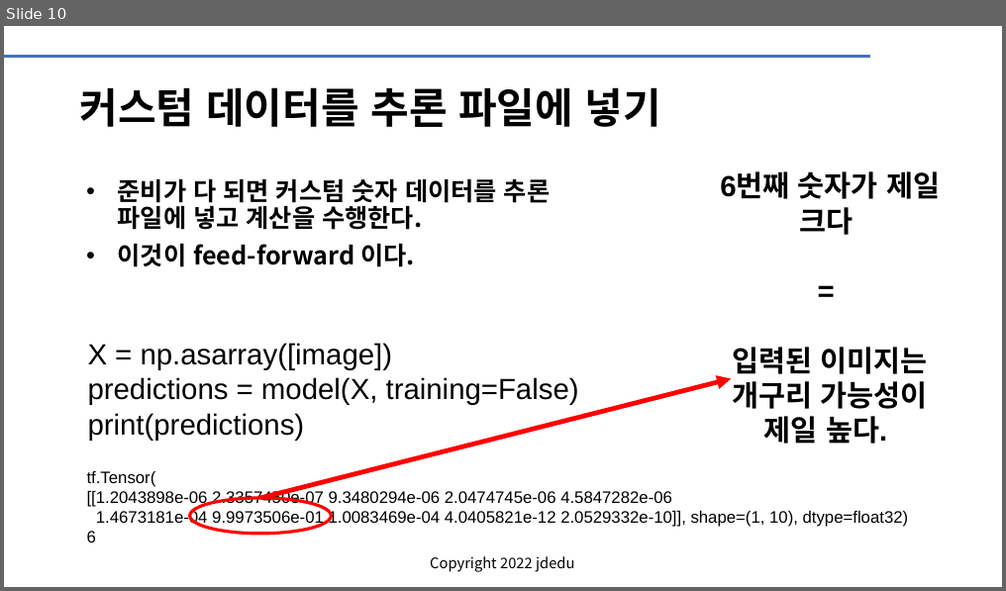
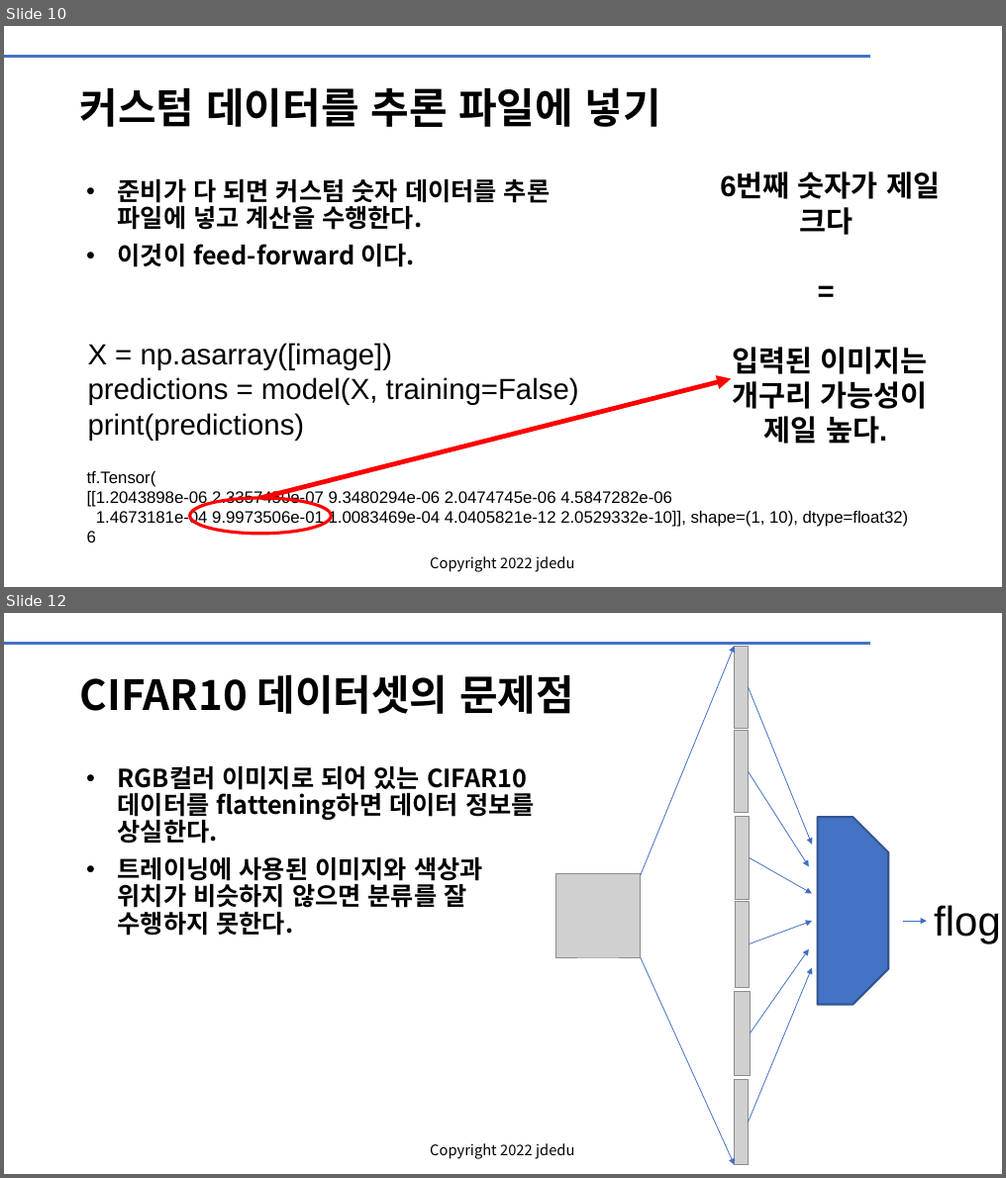
Before and after one commit to cobit-git/KOPO, a slide deck: CNN의_활용_1_CIFAR10.pptx. Shown one above the other, each under a label of ours: slide 10 before the commit, slides 10 and 12 after it; the slides between them are not shown. The pictures are 1006x591 and 1006x1178 pixels, drawn with LibreOffice and Linux fonts; fonts in the diff are those of the drawing; grey boxes stand for pictures; background and template pictures are left out. Boxes give left, top, right and bottom in pixels: in the first picture for what was removed or moved away, otherwise in the second. Text is boxed around its words. In the diff, an @@ line names an element or a change of style, - is before the commit and + after.

```diff
--- a/CNN의_활용_1_CIFAR10.pptx
+++ b/CNN의_활용_1_CIFAR10.pptx
@@ slide 12 added at <box>4,613,1002,1174</box>, background #FFFFFF; not listed: 2 template elements that a slide beside it also shows @@
@@ arrow added from (641, 875) to (735, 646), #3F6FC3 0.75 pt @@
@@ picture added at <box>735,646,748,728</box> @@
@@ title added at <box>80,674,574,714</box>, 40 pt, text #000000, bold @@
+CIFAR10 데이터셋의 문제점
@@ arrow added from (748, 687) to (812, 845), #3F6FC3 0.75 pt @@
@@ picture added at <box>735,731,748,813</box> @@
@@ text added at <box>118,766,535,936</box>, 24 pt, text #000000, bold @@
+• RGB컬러 이미지로 되어 있는 CIFAR10 데이터를 flattening하면 데이터 정보를 상실한다.
+• 트레이닝에 사용된 이미지와 색상과 위치가 비슷하지 않으면 분류를 잘 수행하지 못한다.
@@ arrow added from (748, 771) to (809, 866), #3F6FC3 0.75 pt @@
@@ picture added at <box>736,816,749,899</box> @@
@@ snip same rect added at <box>818,817,889,1005</box>, fill #4472C4, outline #325491 2 pt @@
@@ picture added at <box>556,873,642,959</box> @@
@@ arrow added from (748, 858) to (812, 894), #3F6FC3 0.75 pt @@
@@ picture added at <box>736,901,749,987</box> @@
@@ text added at <box>934,905,1001,945</box>, 40 pt, text #000000 @@
+flog
@@ arrow added from (748, 945) to (812, 922), #3F6FC3 0.75 pt @@
@@ arrow added from (903, 922) to (927, 922), #3F6FC3 0.75 pt @@
@@ arrow added from (641, 958) to (735, 1165), #3F6FC3 0.75 pt @@
@@ arrow added from (748, 1123) to (812, 967), #3F6FC3 0.75 pt @@
@@ arrow added from (750, 1034) to (809, 950), #3F6FC3 0.75 pt @@
@@ picture added at <box>735,991,750,1075</box> @@
@@ picture added at <box>735,1080,748,1165</box> @@
```
Also in this commit, not shown: 7 other slides added.
